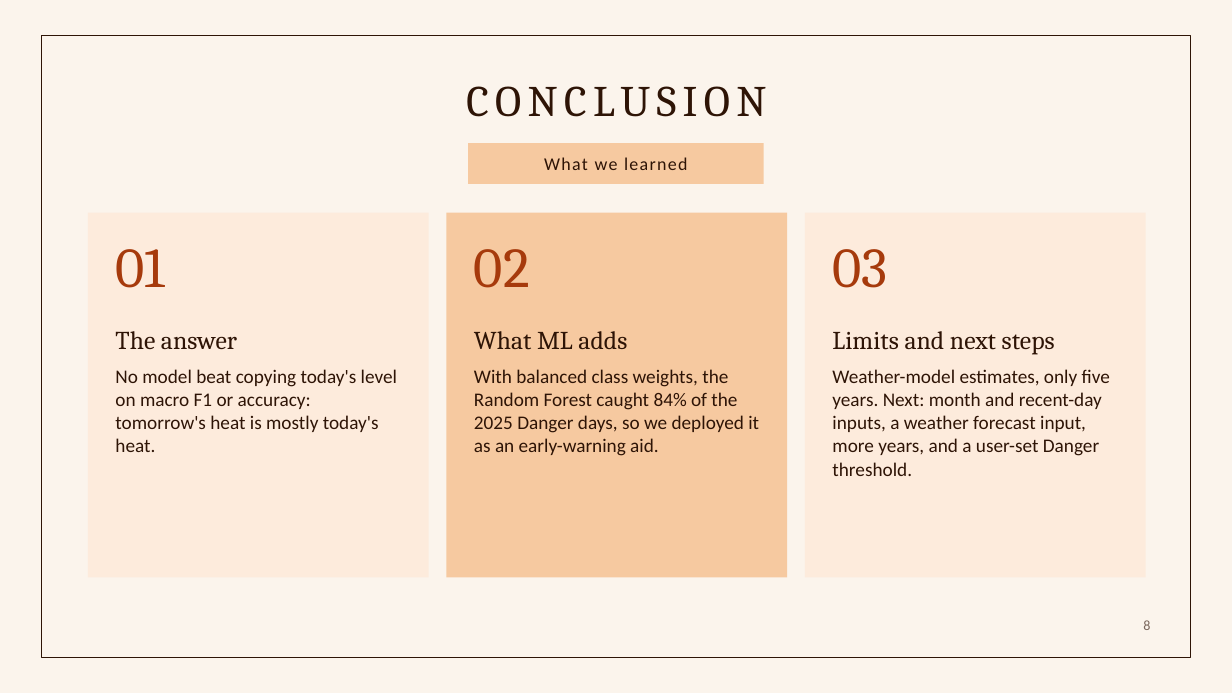
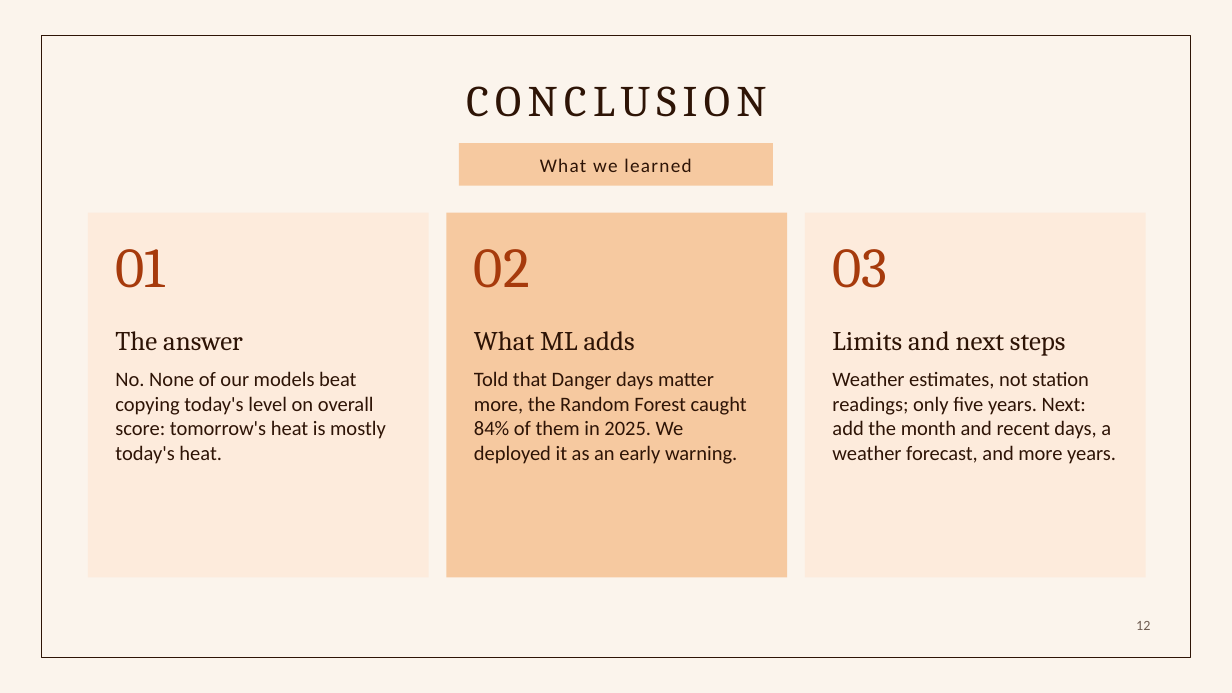
Before and after one commit to keyyum/heatcast-ncr-simple, a slide deck: slide 12 of presentation/HeatCast_NCR_Presentation.pptx (slide 8 before the commit). Drawn at 1232x693 pixels with LibreOffice and Linux fonts; fonts in the diff are those of the drawing. Boxes give left, top, right and bottom in pixels: in the first picture for what was removed or moved away, otherwise in the second. Text is boxed around its words. In the diff, an @@ line names an element or a change of style, - is before the commit and + after.

```diff
--- a/presentation/HeatCast_NCR_Presentation.pptx
+++ b/presentation/HeatCast_NCR_Presentation.pptx
@@ rectangle "What we learned": place and size @@
-rectangle "What we learned" at bbox=[469, 143, 764, 184]
+rectangle "What we learned" at bbox=[459, 143, 774, 186]
@@ rectangle "What we learned" at bbox=[459, 143, 774, 186]: size 14 to 15 pt @@
@@ text at bbox=[115, 331, 243, 350]: size 20 to 21 pt in "The answer" @@
@@ text at bbox=[474, 331, 635, 351]: size 20 to 21 pt in "What ML adds" @@
@@ text at bbox=[832, 331, 1066, 356]: size 20 to 21 pt in "Limits and next steps" @@
@@ text at bbox=[115, 371, 386, 464]: text changed; size 15 to 16 pt @@
-No model beat copying today's level on macro F1 or accuracy: tomorrow's heat is mostly today's heat.
+No. None of our models beat copying today's level on overall score: tomorrow's heat is mostly today's heat.
@@ text at bbox=[474, 371, 747, 464]: text changed; size 15 to 16 pt @@
-With balanced class weights, the Random Forest caught 84% of the 2025 Danger days, so we deployed it as an early-warning aid.
+Told that Danger days matter more, the Random Forest caught 84% of them in 2025. We deployed it as an early warning.
@@ text at bbox=[832, 371, 1116, 464]: text changed; size 15 to 16 pt @@
-Weather-model estimates, only five years. Next: month and recent-day inputs, a weather forecast input, more years, and a user-set Danger threshold.
+Weather estimates, not station readings; only five years. Next: add the month and recent days, a weather forecast, and more years.
@@ page number at bbox=[1136, 621, 1150, 630]: text changed; text colour #7A675C to #6F5C51 @@
-8
+12
```
Also in this commit, not shown: 6 other slides changed, 7 slides added, 2 slides removed, 5 other files.
